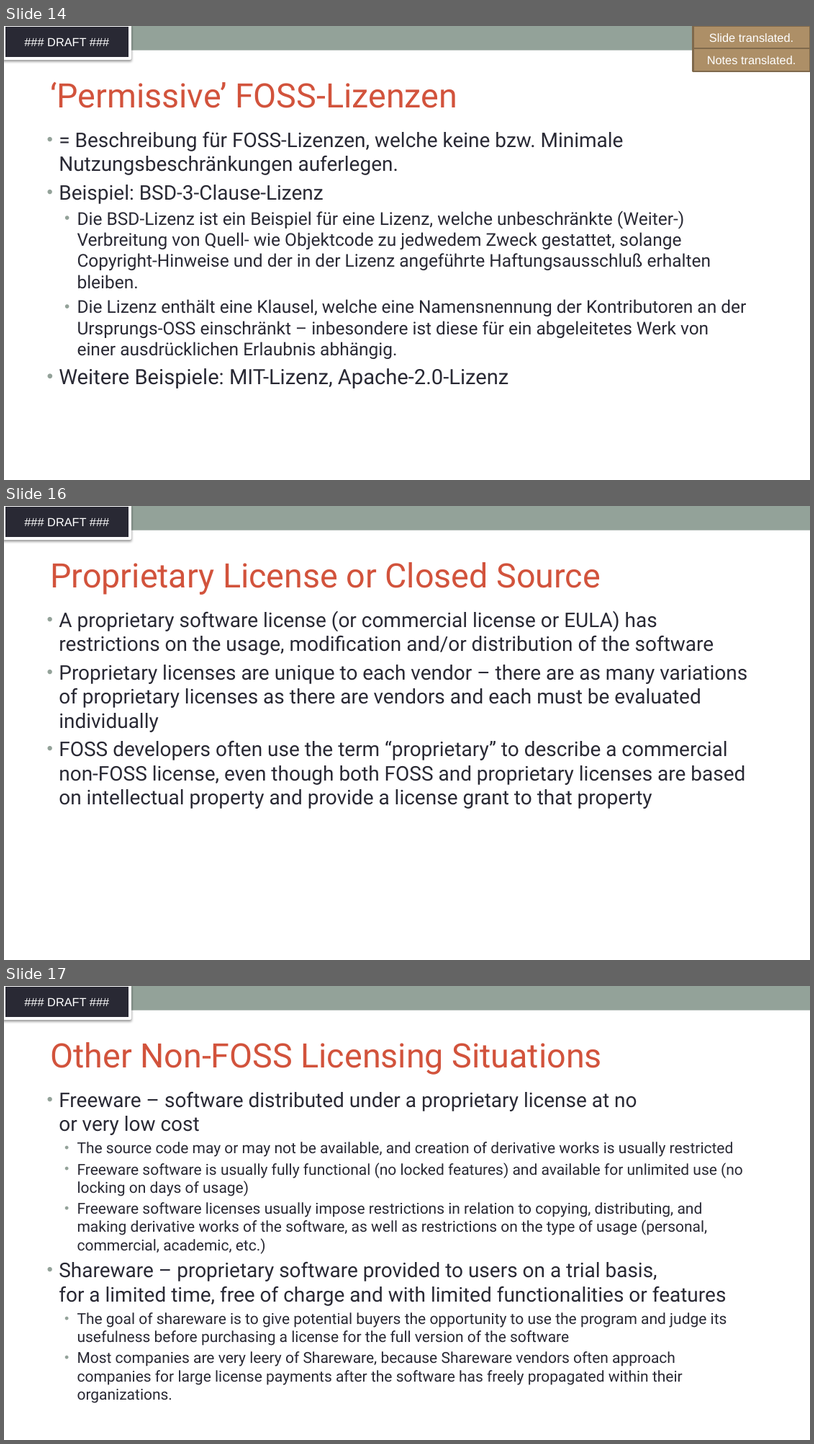
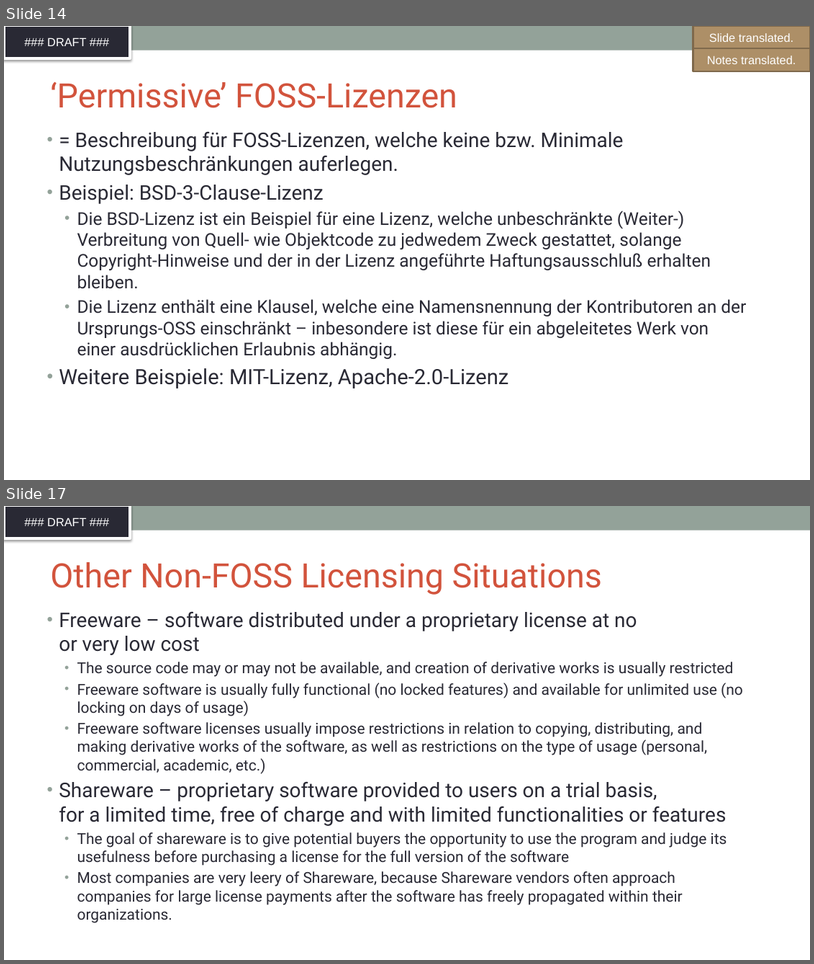
Before and after one commit to SThanheiser/curriculum, a slide deck: translation-DE/slides/DFT_openchain-curriculum-for-1-1_GER.pptx. Shown one above the other, each under a label of ours: slides 14, 16 and 17 before the commit, slides 14 and 17 after it; the slides between them are not shown. The pictures are 814x1444 and 814x964 pixels, drawn with LibreOffice and Linux fonts; fonts in the diff are those of the drawing; background and template pictures are left out. Boxes give left, top, right and bottom in pixels: in the first picture for what was removed or moved away, otherwise in the second. Text is boxed around its words. In the diff, an @@ line names an element or a change of style, - is before the commit and + after.

Commit message:
added translation for slides 15, 16, 18, 24, 33, 42, 52, 68, 79

```diff
--- a/translation-DE/slides/DFT_openchain-curriculum-for-1-1_GER.pptx
+++ b/translation-DE/slides/DFT_openchain-curriculum-for-1-1_GER.pptx
@@ slide 16 removed at [4, 506, 810, 960], background #FFFFFF; not listed: 2 template elements that a slide beside it also shows @@
@@ title removed at [50, 562, 601, 595] @@
-Proprietary License or Closed Source
@@ text removed at [59, 611, 748, 808] @@
-• A proprietary software license (or commercial license or EULA) has restrictions on the usage, modification and/or distribution of the software
-• Proprietary licenses are unique to each vendor – there are as many variations of proprietary licenses as there are vendors and each must be evaluated individually
-• FOSS developers often use the term “proprietary” to describe a commercial non-FOSS license, even though both FOSS and proprietary licenses are based on intellectual property and provide a license grant to that property
```
Also in this commit, not shown: 3 slides changed, 7 slides added, 6 other slides removed.
